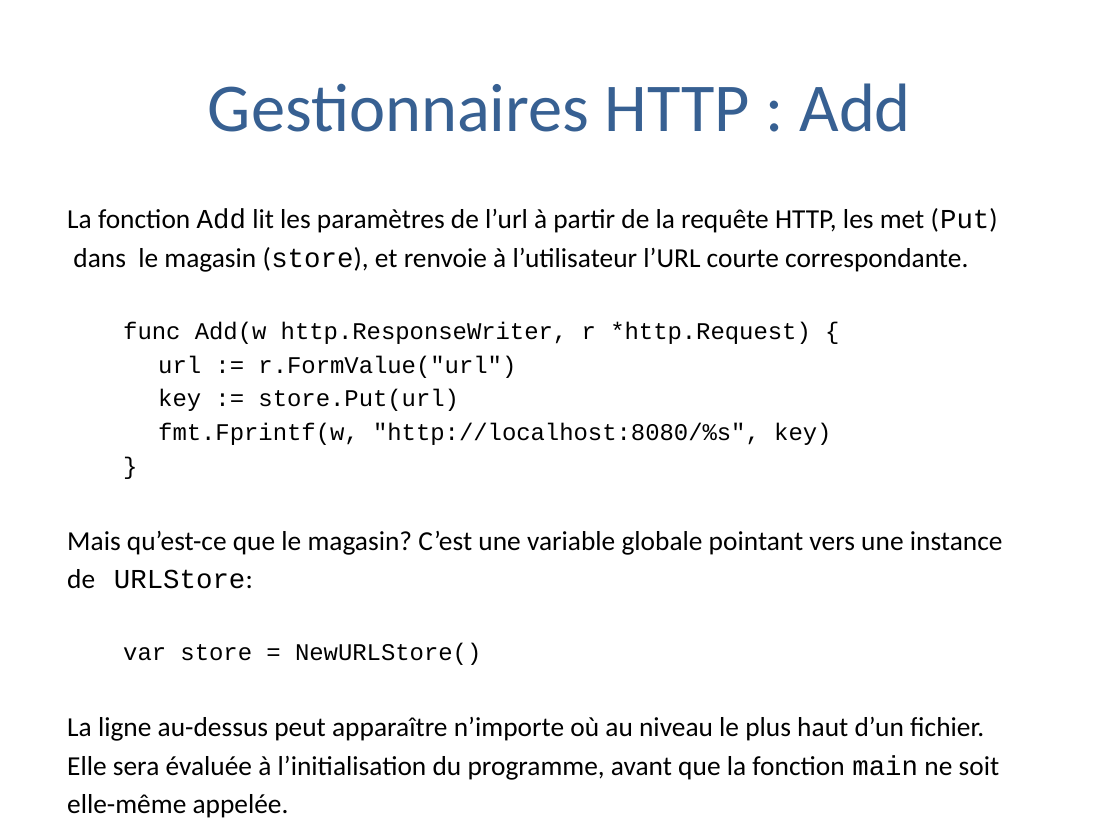
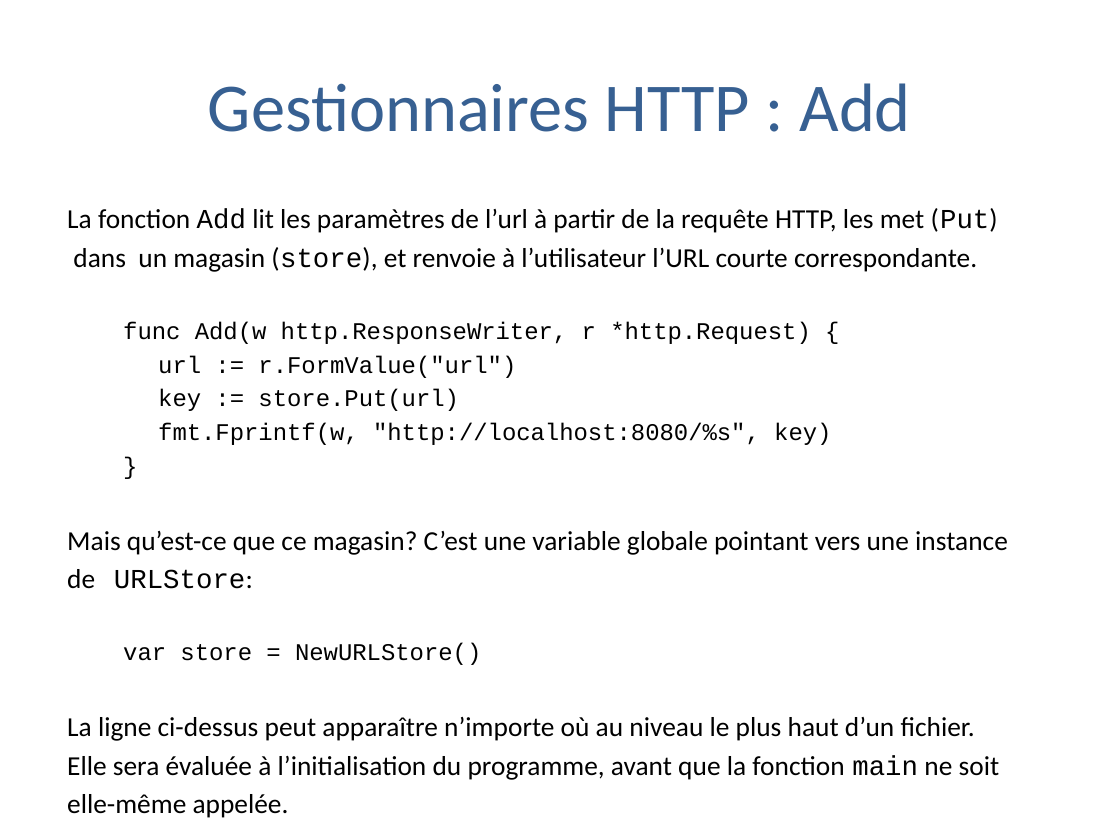
Before and after one commit to trash-anger/golang-france, a slide deck: slide 17 of Go-documentation/cours-general/Pratique de la programmation en go.pptx. Drawn at 1120x840 pixels with LibreOffice and Linux fonts; fonts in the diff are those of the drawing; background and template pictures are left out. Boxes give left, top, right and bottom in pixels: in the first picture for what was removed or moved away, otherwise in the second. Text is boxed around its words. In the diff, an @@ line names an element or a change of style, - is before the commit and + after.

```diff
--- a/Go-documentation/cours-general/Pratique de la programmation en go.pptx
+++ b/Go-documentation/cours-general/Pratique de la programmation en go.pptx
@@ text at bbox=[73, 247, 977, 272]: text changed @@
-dans le magasin (store), et renvoie à l’utilisateur l’URL courte correspondante.
+dans un magasin (store), et renvoie à l’utilisateur l’URL courte correspondante.
@@ text at bbox=[67, 531, 1008, 555]: text changed @@
-Mais qu’est-ce que le magasin? C’est une variable globale pointant vers une instance
+Mais qu’est-ce que ce magasin? C’est une variable globale pointant vers une instance
@@ text at bbox=[67, 717, 975, 741]: text changed @@
-La ligne au-dessus peut apparaître n’importe où au niveau le plus haut d’un fichier.
+La ligne ci-dessus peut apparaître n’importe où au niveau le plus haut d’un fichier.
```
Also in this commit, not shown: 35 other slides changed, 1 other file.
